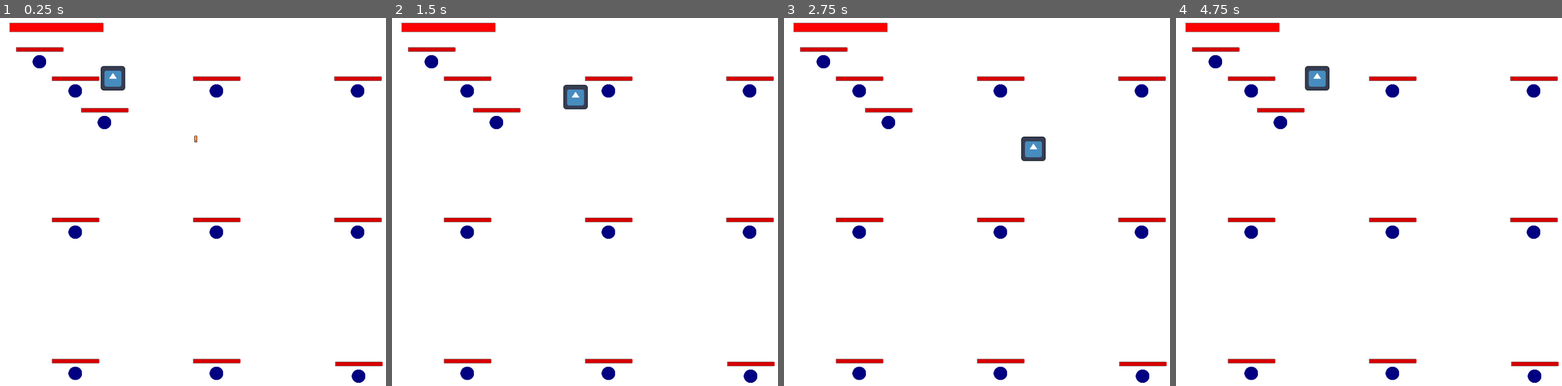
Above: before the commit, frames 1-4 (left to right).
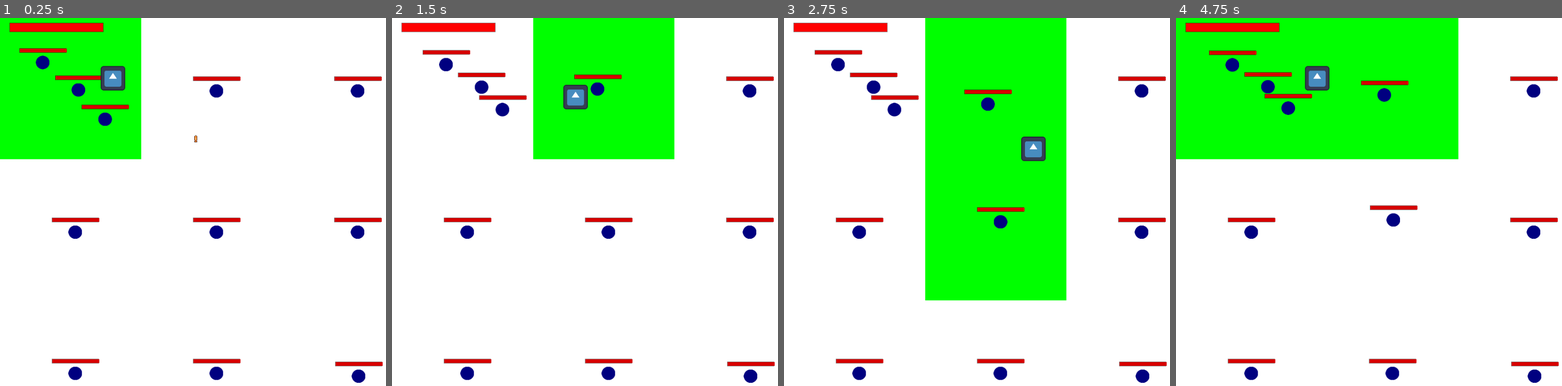
Above: after the commit, the same moments.

Repository: Jcalafange/IA_para_jogos
Game: Godot game, scene res://Cena1.tscn
Two runs of this game, one before a commit and one after it. Both use one fixed random seed, a clock stepped at 60 frames per second and the inputs below. The engine's default icon, where the game draws it, is replaced by a stand-in: a white triangle on a blue panel in a dark square.
Inputs (mouse positions are in pixels of both pictures, inside the frame that each line leads up to):
- Up to frame 1 (0.25 s): no input
- Up to frame 2 (1.5 s): move the mouse to (696, 209) at 0.52 s; hold D (move_right) 0.53-1.28 s; click (696, 209) at 0.67 s; move the mouse to (519, 249) at 1.27 s; hold S (move_down) from 1.28 s (still down)
- Up to frame 3 (2.75 s): move the mouse to (1038, 135) at 2.02 s; release S (move_down) at 2.03 s; hold D (move_right) from 2.03 s (still down)
- Up to frame 4 (4.75 s): move the mouse to (1365, 316) at 2.77 s; release D (move_right) at 2.78 s; hold W (move_up) 2.78-3.53 s; click (1365, 316) at 2.92 s; move the mouse to (1515, 294) at 3.52 s; hold A (move_left) from 3.53 s (still down); move the mouse to (1260, 165) at 4.27 s

The runs differ from the first frame. In frame 1, 13% of the frame differs, in the area x 0-37%, y 0-39%; in frame 2, 15%; in frame 3, 29%, in the area x 4-74%, y 0-77%; in frame 4, 28%.
Error before the commit: Parse Error: Unindent doesn't match the previous indentation level. (res://Scripts/GameController.gd:112)

Commit message:
Merge ok

Diff:
--- a/Scripts/GameController.gd
+++ b/Scripts/GameController.gd
@@ -88,11 +88,6 @@
 		print("Bola removida da zona: ", zone.name)
 	#print_all_zones_and_balls()
 
-func spawn_power_up(position: Vector2):
-	var power_up_scene = preload("res://scenes/PowerUp/PowerUp.tscn")  # Caminho para a cena do power-up
-	var power_up_instance = power_up_scene.instantiate()  # Instancia o power-up
-
-
 func spawn_power_up(power_up_type: String, position: Vector2):
 	var power_up_scene
 	match power_up_type:
@@ -102,15 +97,13 @@
 			power_up_scene = preload("res://scenes/PowerUP/PowerUpSpeed.tscn")
 		"speed_atk":
 			power_up_scene = preload("res://scenes/PowerUP/PowerUpSpeedATK.tscn")
-
 	var power_up_instance = power_up_scene.instantiate()
 	add_child(power_up_instance)
 	power_up_instance.position = position
-
 	# Conecta o power-up ao jogador
 	var player = get_tree().get_nodes_in_group("Player")[0]  # Supondo que o jogador está no grupo "Player"
-	player.connect_power_up(power_up_instance)
-  match power_up_type:
+	#player.connect_power_dsup(power_up_instance)
+	match power_up_type:
 		"heal":
 			player.connect_power_up_heal(power_up_instance)
 		"speed":
--- a/Scripts/ballController.gd
+++ b/Scripts/ballController.gd
@@ -56,12 +56,12 @@
 			queue_free()
 
 # Detecta quando a bola entra em uma zona
-func _on_area_entered(area: Area2D):
+func _on_area_entered(area: ZoneController):
 	if area is ZoneController:  # Verifica se a área com a qual a bola colidiu é uma zona
 		emit_signal("entered_zone", area, self)  # Emite o sinal para o GameController
 
 # Detecta quando a bola sai de uma zona
-func _on_area_exited(area: Area2D):
+func _on_area_exited(area: ZoneController):
 	if area is ZoneController:
 		emit_signal("exited_zone", area, self)
 
@@ -72,7 +72,6 @@
 func update_life_bar():
 	if lifeBar:
 		var life_percentage = currentLife / maxLife
-
 		lifeBar.size.x = hpBar.size.x * life_percentage
 
 func update_state():
